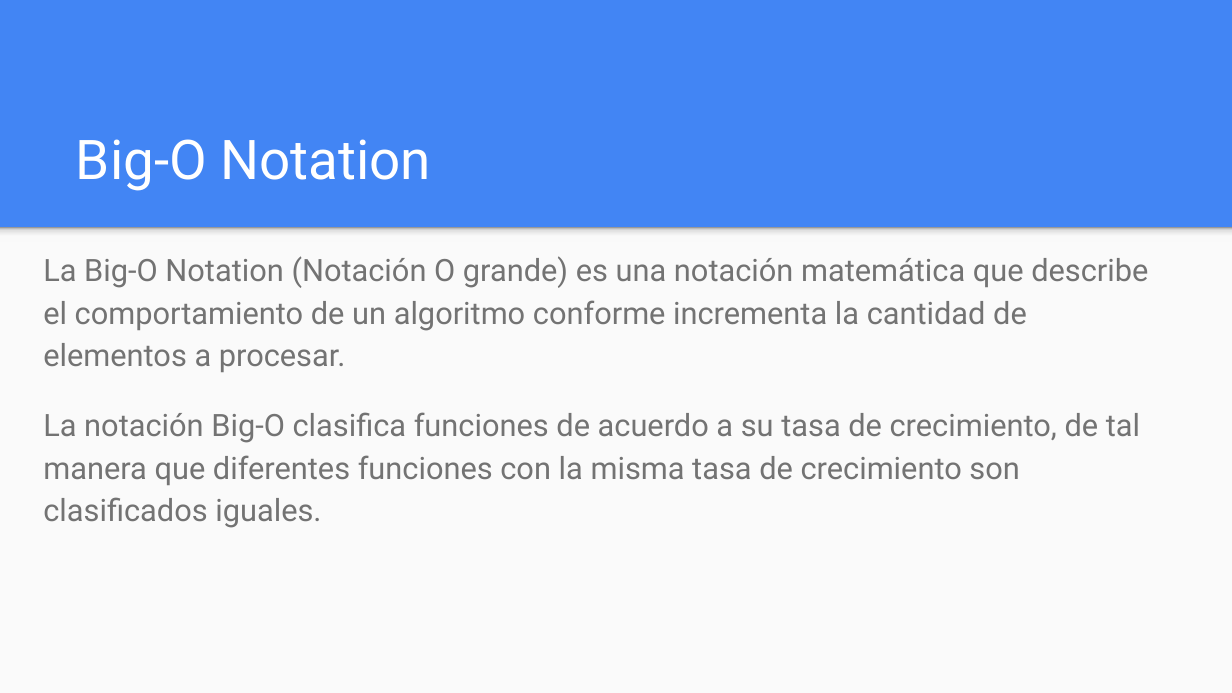
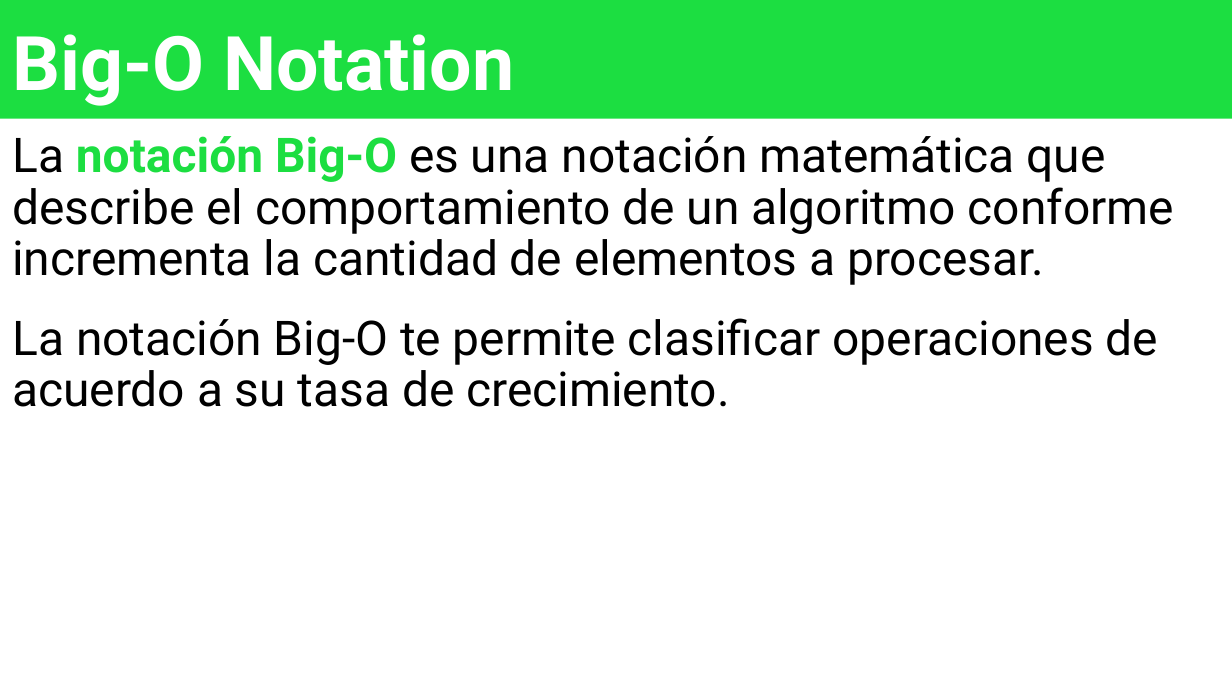
Before and after one commit to OMardil/INFO2, a slide deck: slide 3 of MOD09_Big_O/01 Presentacion/INFO2_MOD10-Análisis de Algoritmos.pptx. Drawn at 1232x693 pixels with LibreOffice and Linux fonts; fonts in the diff are those of the drawing. Boxes give left, top, right and bottom in pixels: in the first picture for what was removed or moved away, otherwise in the second. Text is boxed around its words. In the diff, an @@ line names an element or a change of style, - is before the commit and + after.

```diff
--- a/MOD09_Big_O/01 Presentacion/INFO2_MOD10-Análisis de Algoritmos.pptx
+++ b/MOD09_Big_O/01 Presentacion/INFO2_MOD10-Análisis de Algoritmos.pptx
@@ background #4285F4 to #FFFFFF @@
@@ title "Big-O Notation": place and size @@
-title "Big-O Notation" at [76, 139, 431, 191]
+title "Big-O Notation" at [0, 0, 1232, 118]
@@ title "Big-O Notation" at [0, 0, 1232, 118]: size 32 to 44 pt, bold on; line spacing 1 to 0.9; fill none to #1CDE41 @@
@@ text at [12, 136, 1174, 407]: text changed; size 18 to 28 pt; text colour #737373 to #000000 @@
-La Big-O Notation (Notación O grande) es una notación matemática que describe el comportamiento de un algoritmo conforme incrementa la cantidad de elementos a procesar.
-La notación Big-O clasifica funciones de acuerdo a su tasa de crecimiento, de tal manera que diferentes funciones con la misma tasa de crecimiento son clasificados iguales.
+La notación Big-O es una notación matemática que describe el comportamiento de un algoritmo conforme incrementa la cantidad de elementos a procesar.
+La notación Big-O te permite clasificar operaciones de acuerdo a su tasa de crecimiento.
@@ rectangle removed at [0, 227, 1232, 692] @@
@@ rectangle removed at [0, 227, 1232, 241] @@
```
Also in this commit, not shown: 15 other slides changed, 15 slides added, 7 slides removed, 10 other files.
